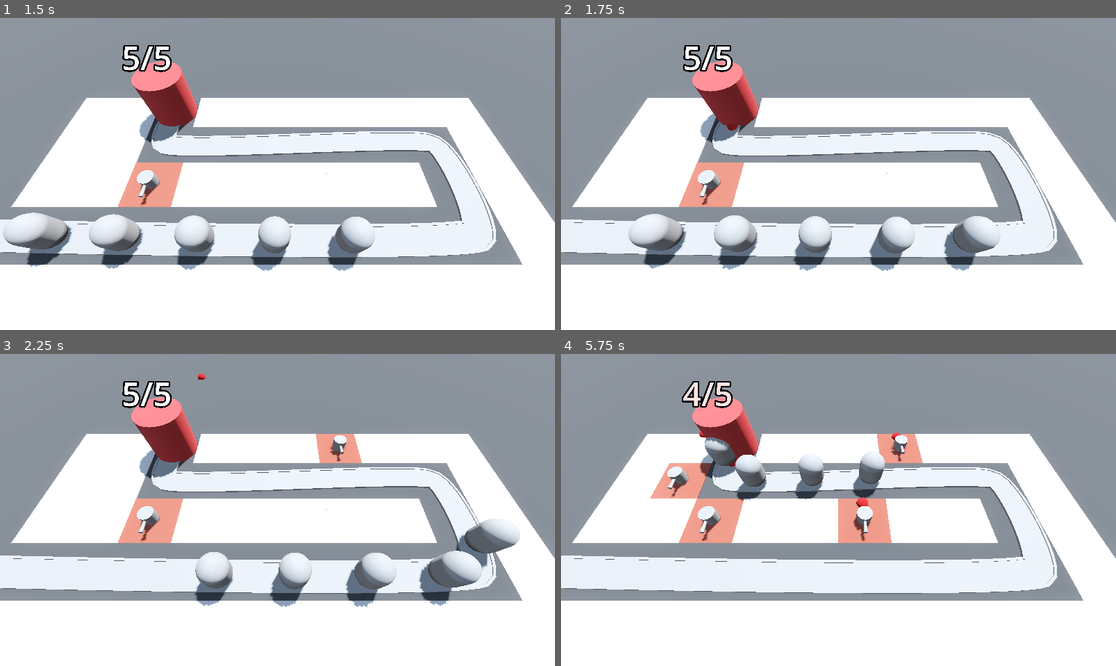
Above: before the commit, frames 1-4 (two rows, left to right).
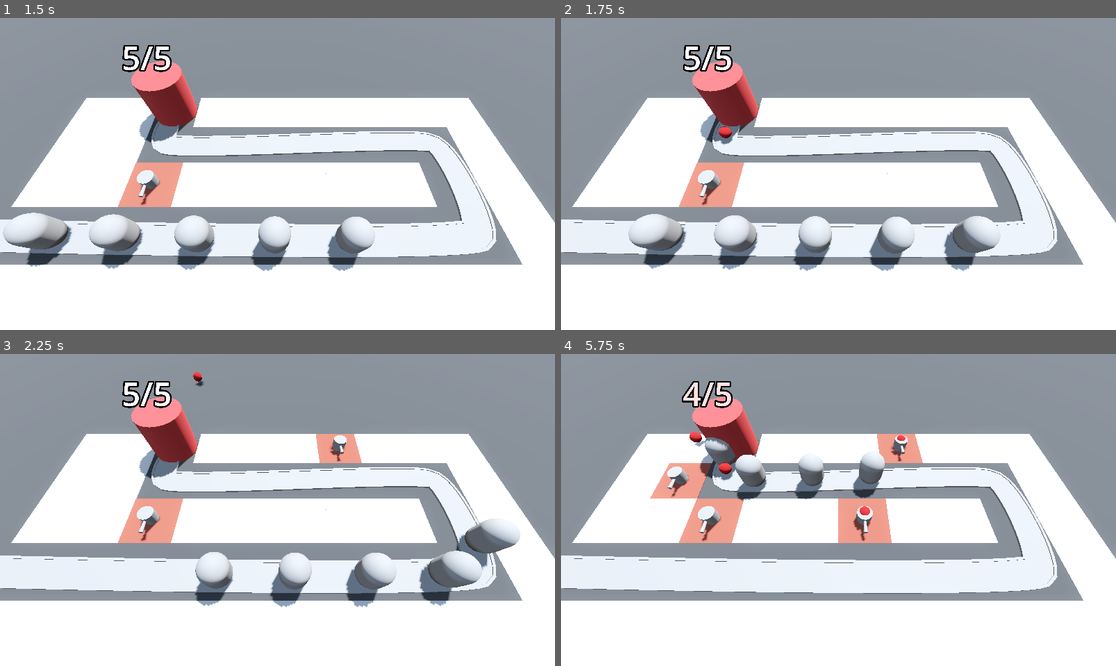
Above: after the commit, the same moments.

Repository: vibrunazo/godot-barbarian
Game: Godot game, scene res://levels/base_level.tscn
Two runs of this game, one before a commit and one after it. Both use one fixed random seed, a clock stepped at 60 frames per second and the inputs below.
Inputs (mouse positions are in pixels of both pictures, inside the frame that each line leads up to):
- Up to frame 1 (1.5 s): tap Enter at 0.5 s; move the mouse to (399, 158) at 0.52 s; press the mouse at (399, 158) at 0.53 s; move the mouse to (166, 189) at 1.27 s; release the mouse at (166, 189) at 1.28 s; tap S (toggle_speed) at 1.35 s
- Up to frame 2 (1.75 s): no input
- Up to frame 3 (2.25 s): move the mouse to (333, 441) at 2.02 s; press the mouse at (333, 441) at 2.03 s
- Up to frame 4 (5.75 s): move the mouse to (810, 572) at 2.77 s; release the mouse at (810, 572) at 2.78 s; tap S (toggle_speed) at 2.85, 4.35 s; move the mouse to (1005, 556) at 3.52 s; press the mouse at (1005, 556) at 3.53 s; move the mouse to (672, 463) at 4.27 s; release the mouse at (672, 463) at 4.28 s; move the mouse to (866, 510) at 5.02 s; press the mouse at (866, 510) at 5.03 s

Frame 1 is identical in both runs. In frame 2, 0.1% of the frame differs, in the area x 28-32%, y 34-41%; in frame 3, less than 0.1%; in frame 4, 0.3%, in the area x 23-63%, y 24-52%.

Commit message:
48. Introducing Timers

Diff:
--- a/turret/projectile.gd
+++ b/turret/projectile.gd
@@ -1,8 +1,15 @@
 extends Area3D
 
+## Movement speed in meters per second
 @export var speed: float = 30.0
+## Kills the projectile after this many seconds
+@export var duration: float = 2.0
 
 var direction: Vector3 = Vector3.FORWARD
 
+func _ready() -> void:
+	await get_tree().create_timer(duration).timeout
+	queue_free()
+
 func _physics_process(delta: float) -> void:
 	position += delta * direction * speed
--- a/turret/turret.gd
+++ b/turret/turret.gd
@@ -3,6 +3,7 @@
 @export var projectile_scene: PackedScene
 
 @onready var attack_timer: Timer = $AttackTimer
+@onready var spawn_pos: Node3D = %SpawnPos
 
 # Called when the node enters the scene tree for the first time.
 func _ready() -> void:
@@ -17,7 +18,7 @@
 func spawn_projectile() -> void:
 	var new_projectile: Area3D = projectile_scene.instantiate() as Area3D
 	add_child(new_projectile)
-	new_projectile.global_position = global_position
+	new_projectile.global_position = spawn_pos.global_position
 
 func _on_attack_timer() -> void:
 	print('attack')
--- a/turret/turret.tscn
+++ b/turret/turret.tscn
@@ -32,4 +32,8 @@
 transform = Transform3D(1, 0, 0, 0, -4.37114e-08, -1, 0, 1, -4.37114e-08, 0, 0, 1)
 mesh = SubResource("CylinderMesh_w5cyf")
 
+[node name="SpawnPos" type="Node3D" parent="TurretBase/TurretTop/Barrel"]
+unique_name_in_owner = true
+transform = Transform3D(1, 0, 0, 0, 1, 0, 0, 0, 1, 0, 0.339654, 0)
+
 [node name="AttackTimer" type="Timer" parent="."]
--- a/turret/turret_manager.gd
+++ b/turret/turret_manager.gd
@@ -3,6 +3,7 @@
 
 @export var turret_scene: PackedScene
 
+## Builds a turret at given global position
 func build_turret(turret_position: Vector3) -> void:
 	var turret: Node3D = turret_scene.instantiate()
 	add_child(turret)
